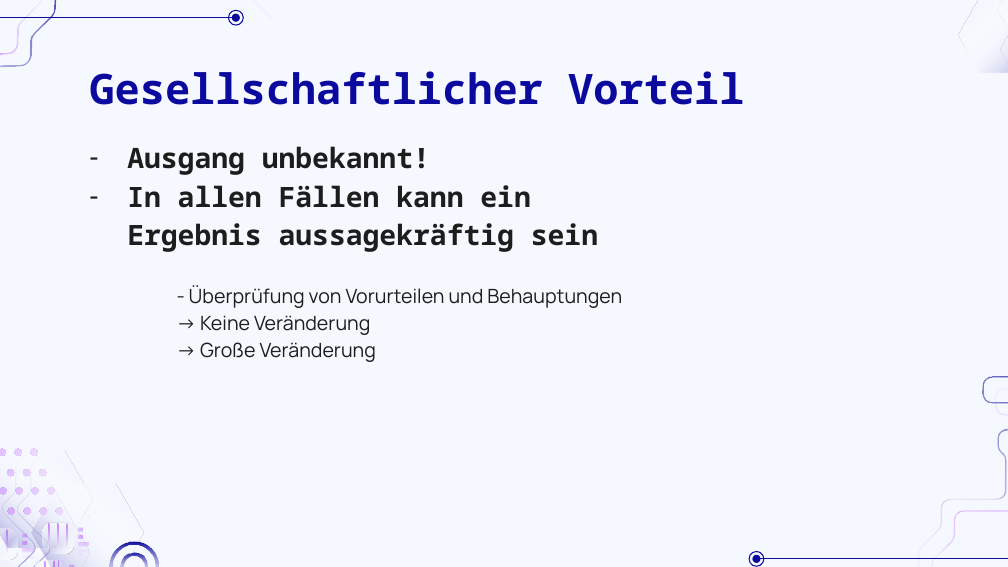
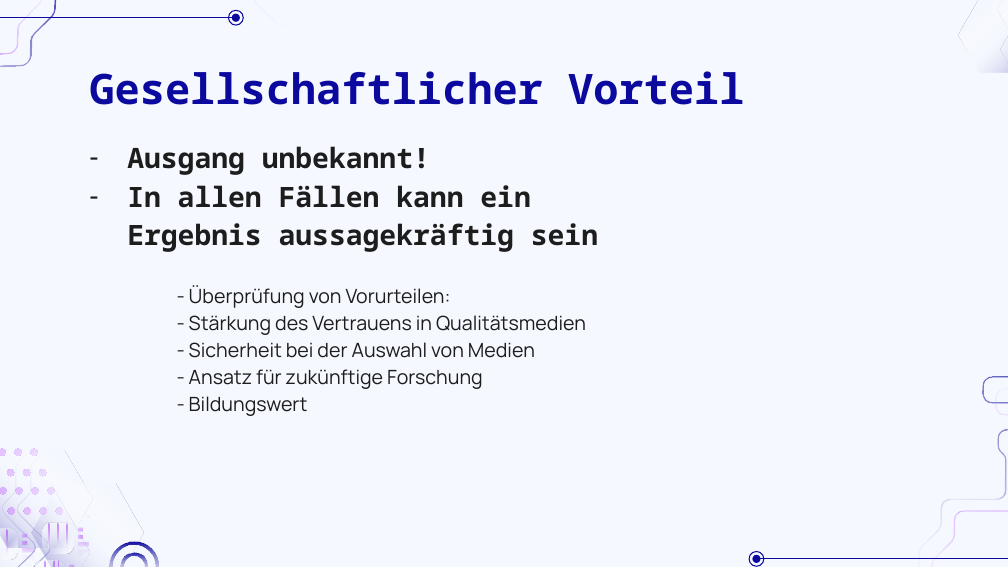
Before and after one commit to AdminL3/Jugend-Forscht, a slide deck: slide 10 of Präsentationen/Lehrer_Vorstellung/Fertig.pptx. Drawn at 1008x567 pixels with LibreOffice and Linux fonts; fonts in the diff are those of the drawing; background and template pictures are left out. Boxes give left, top, right and bottom in pixels: in the first picture for what was removed or moved away, otherwise in the second. Text is boxed around its words. In the diff, an @@ line names an element or a change of style, - is before the commit and + after.

Commit message:
Gesellschaftlicher Vorteil

```diff
--- a/Präsentationen/Lehrer_Vorstellung/Fertig.pptx
+++ b/Präsentationen/Lehrer_Vorstellung/Fertig.pptx
@@ subtitle at bbox=[189, 285, 586, 416]: text changed @@
-- Überprüfung von Vorurteilen und Behauptungen
-→ Keine Veränderung
-→ Große Veränderung
+- Überprüfung von Vorurteilen:
+- Stärkung des Vertrauens in Qualitätsmedien
+- Sicherheit bei der Auswahl von Medien
+- Ansatz für zukünftige Forschung
+- Bildungswert
```
Also in this commit, not shown: 1 other file.
